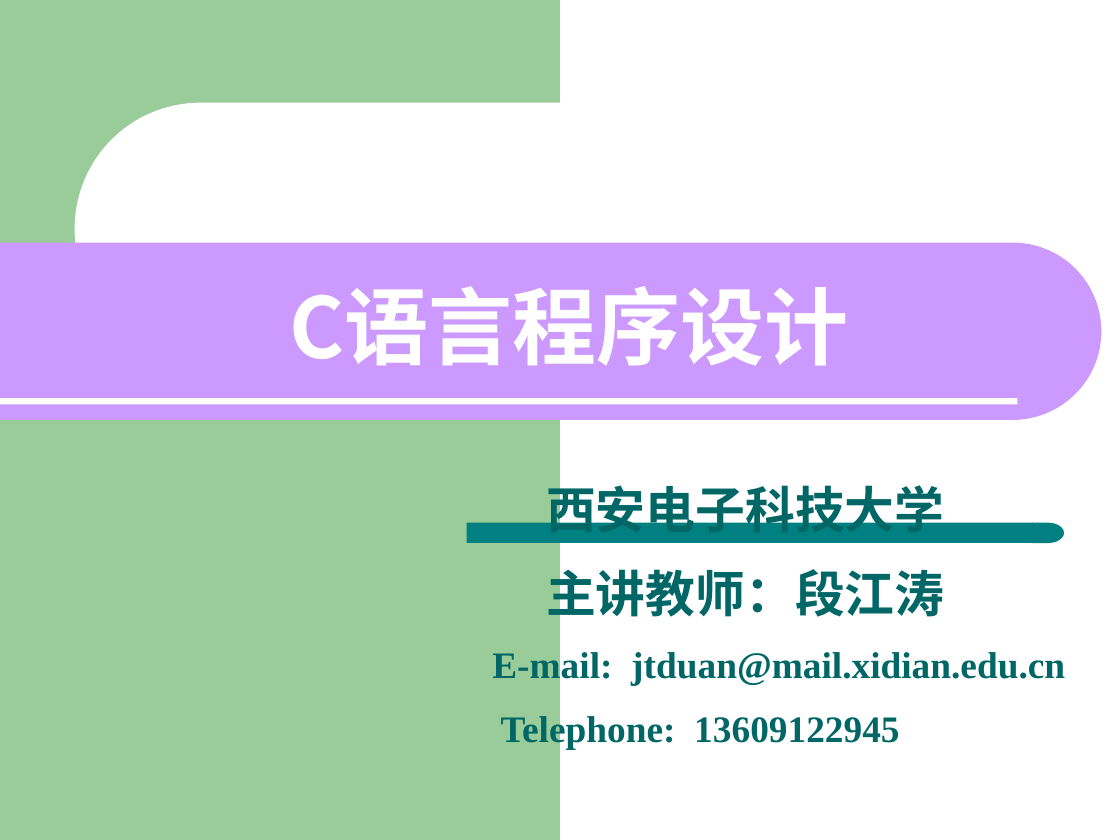
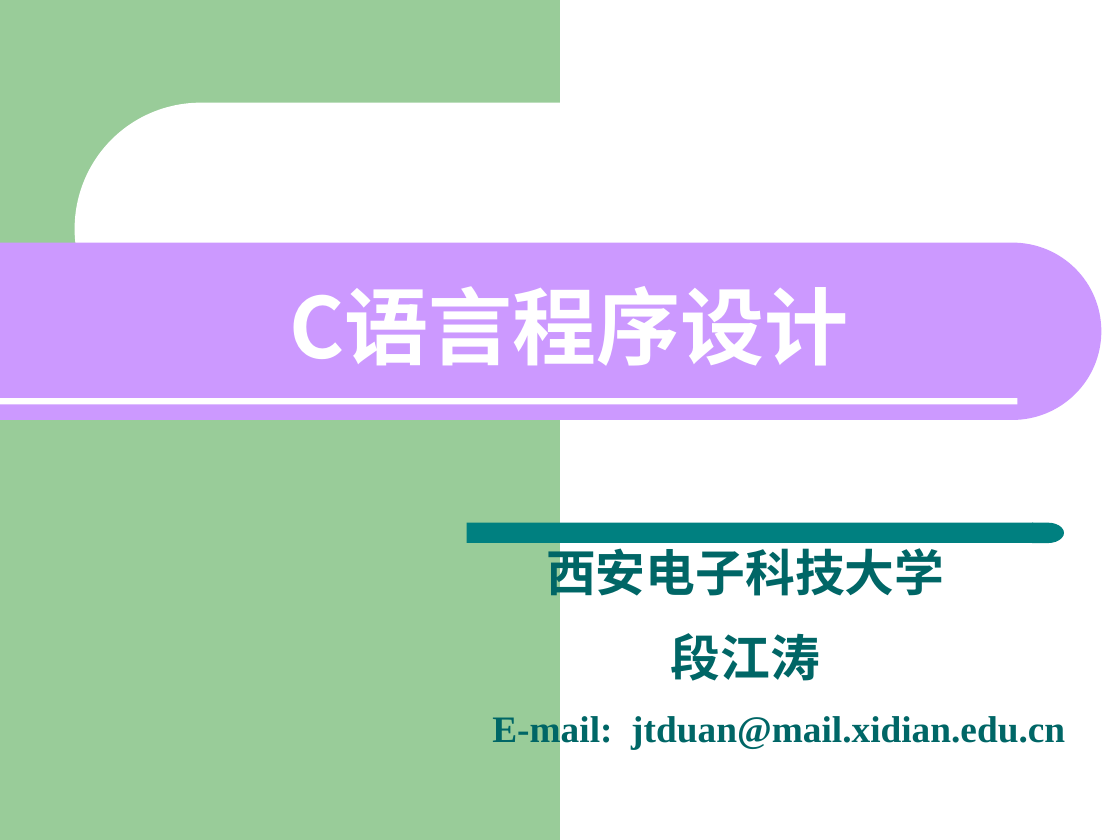
Before and after one commit to jtrfid/C-Repositories, a slide deck: slide 1 of 2016/C语言/课件/第1章 C语言基础.pptx. Drawn at 1120x840 pixels with LibreOffice and Linux fonts; fonts in the diff are those of the drawing; background and template pictures are left out. Boxes give left, top, right and bottom in pixels: in the first picture for what was removed or moved away, otherwise in the second. Text is boxed around its words. In the diff, an @@ line names an element or a change of style, - is before the commit and + after.

```diff
--- a/2016/C语言/课件/第1章 C语言基础.pptx
+++ b/2016/C语言/课件/第1章 C语言基础.pptx
@@ subtitle at <box>671,633,820,681</box>: text changed @@
-主讲教师：段江涛
+段江涛
@@ subtitle at <box>501,713,899,749</box>: paragraph removed @@
-Telephone: 13609122945
```
Also in this commit, not shown: 45 other slides changed, 1 other file.
